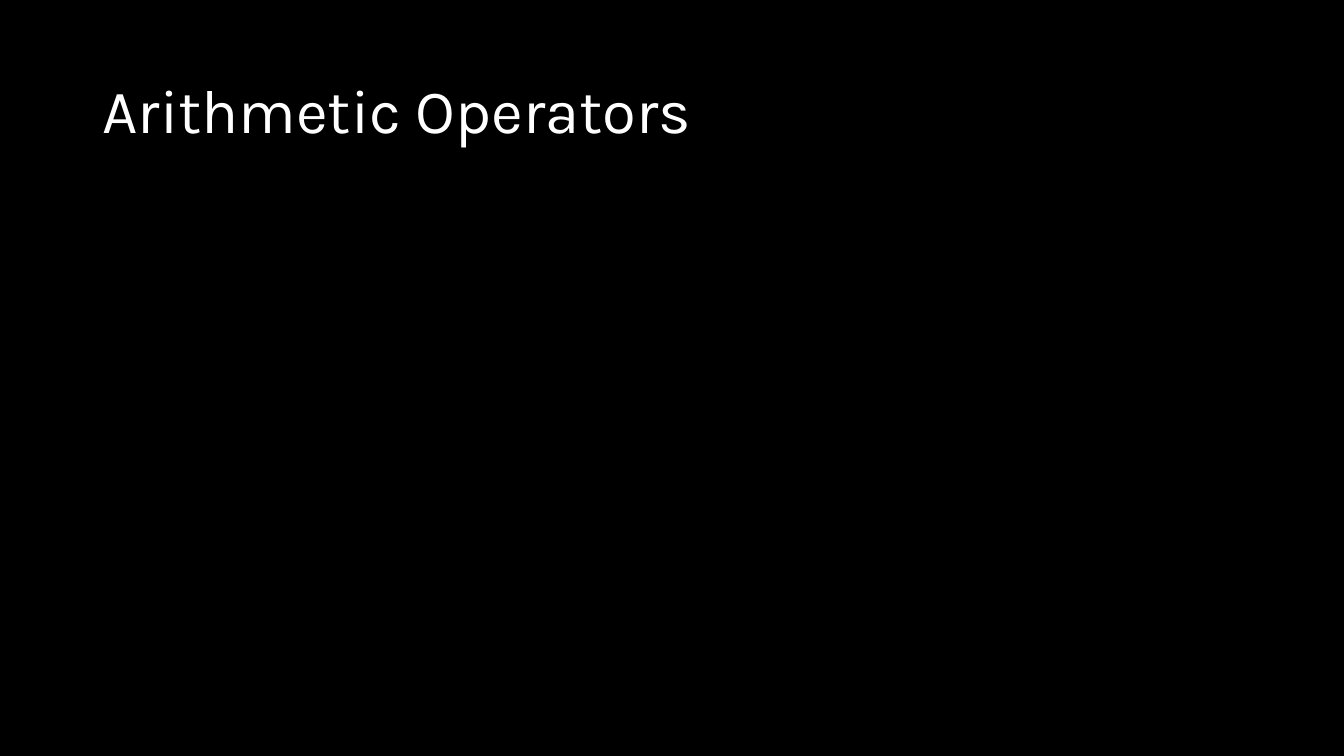
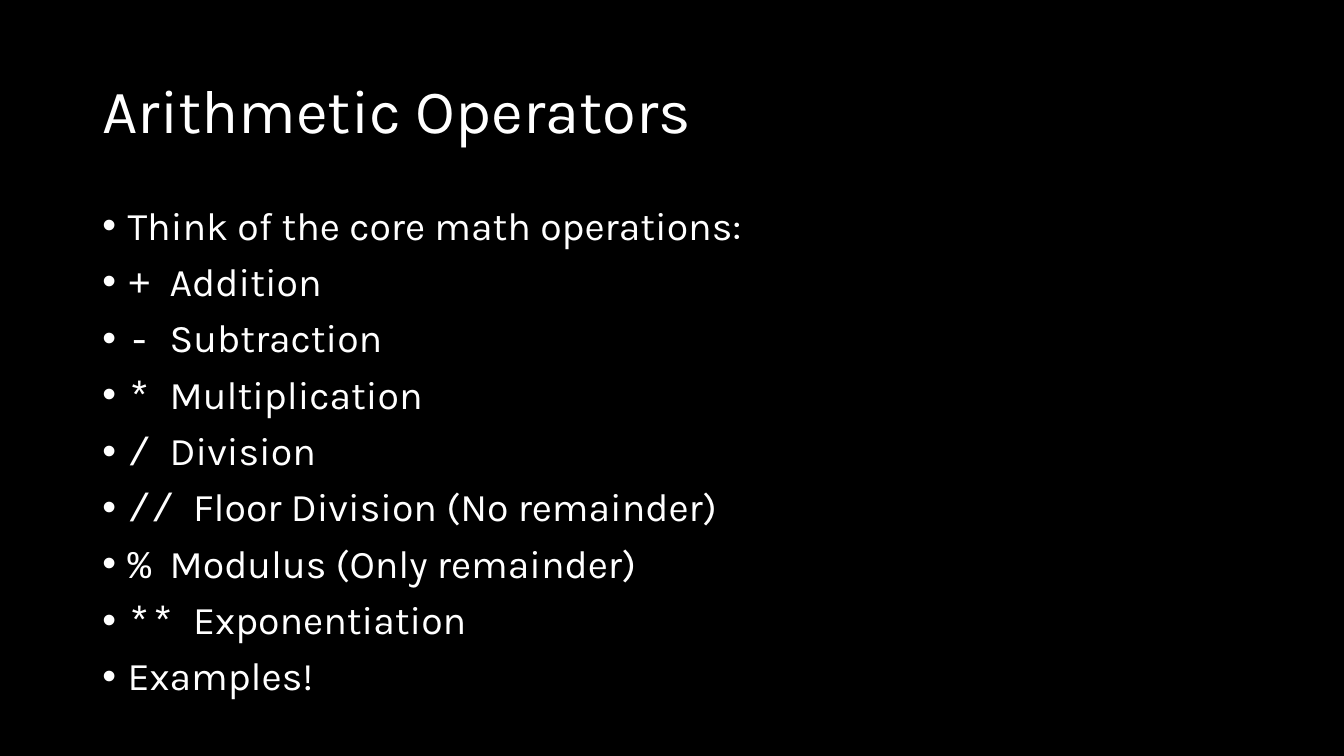
Before and after one commit to d-guh/computer-courses, a slide deck: slide 11 of intro-to-python/02/lesson-02.pptx. Drawn at 1344x756 pixels with LibreOffice and Linux fonts; fonts in the diff are those of the drawing; background and template pictures are left out. Boxes give left, top, right and bottom in pixels: in the first picture for what was removed or moved away, otherwise in the second. Text is boxed around its words. In the diff, an @@ line names an element or a change of style, - is before the commit and + after.

Commit message:
feat(intro-py/02): add operator slides

```diff
--- a/intro-to-python/02/lesson-02.pptx
+++ b/intro-to-python/02/lesson-02.pptx
@@ text added at box(128, 213, 741, 700), 28 pt, text #FFFFFF @@
+• Think of the core math operations:
+• + Addition
+• - Subtraction
+• * Multiplication
+• / Division
+• // Floor Division (No remainder)
+• % Modulus (Only remainder)
+• ** Exponentiation
+• Examples!
```
Also in this commit, not shown: 6 other slides changed, 2 slides added, 1 slide removed.
